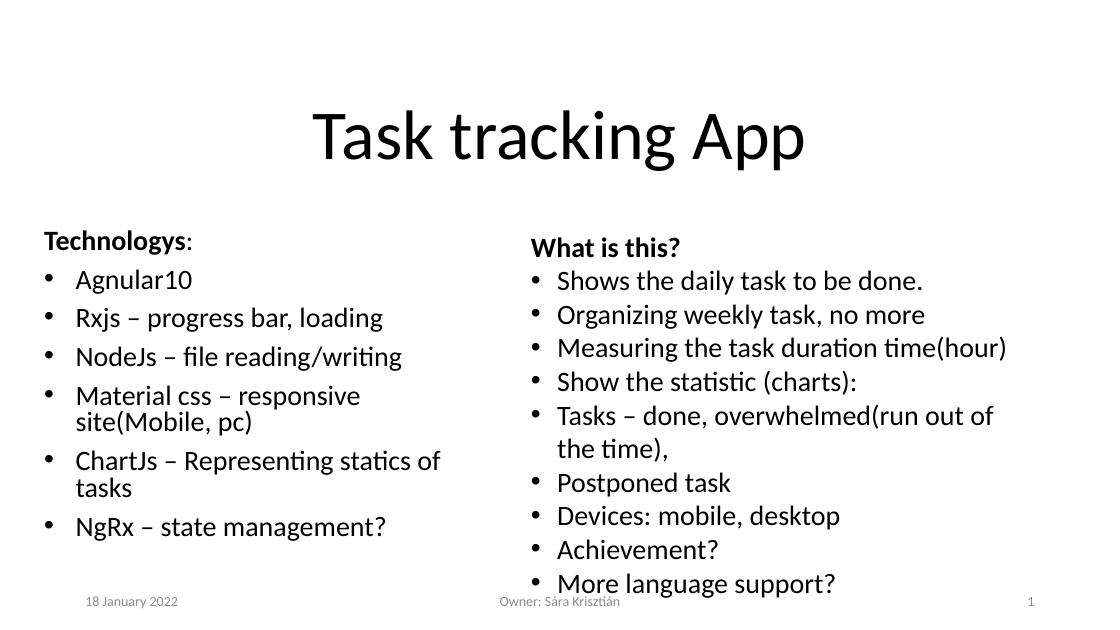
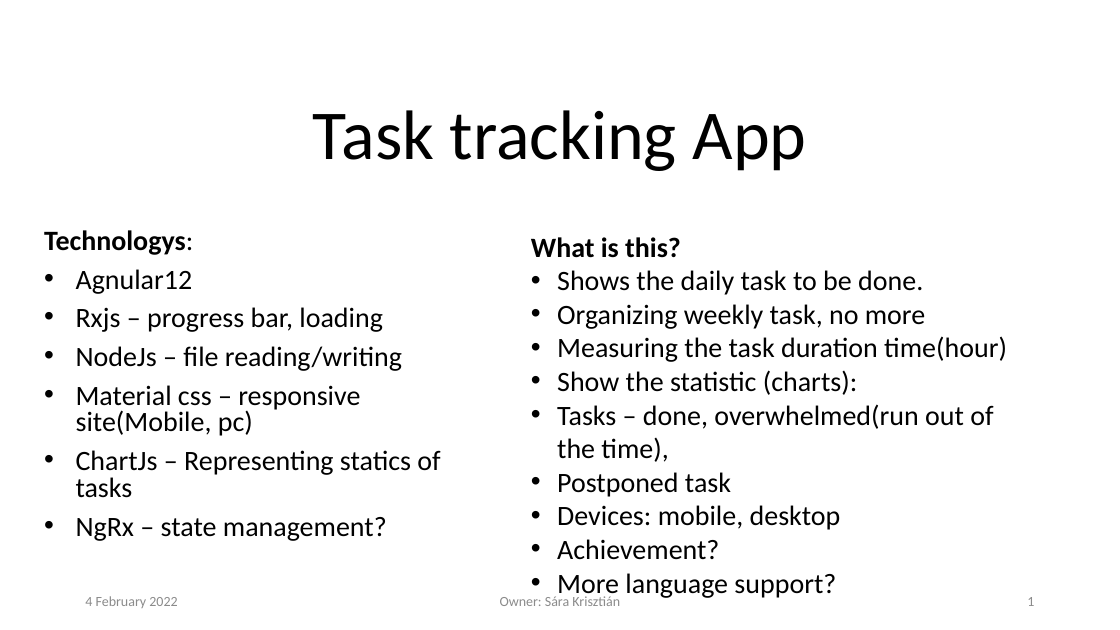
Before and after one commit to krisztian14testgit/ng-task-monitor, a slide deck: slide 1 of plan/TaskTracingApp.pptx. Drawn at 1120x630 pixels with LibreOffice and Linux fonts; fonts in the diff are those of the drawing; background and template pictures are left out. Boxes give left, top, right and bottom in pixels: in the first picture for what was removed or moved away, otherwise in the second. Text is boxed around its words. In the diff, an @@ line names an element or a change of style, - is before the commit and + after.

```diff
--- a/plan/TaskTracingApp.pptx
+++ b/plan/TaskTracingApp.pptx
@@ subtitle at bbox=[76, 269, 193, 294]: text changed @@
-• Agnular10
+• Agnular12
@@ text at bbox=[85, 596, 177, 608]: text changed @@
-18 January 2022
+4 February 2022
```
Also in this commit, not shown: 5 other slides changed.
